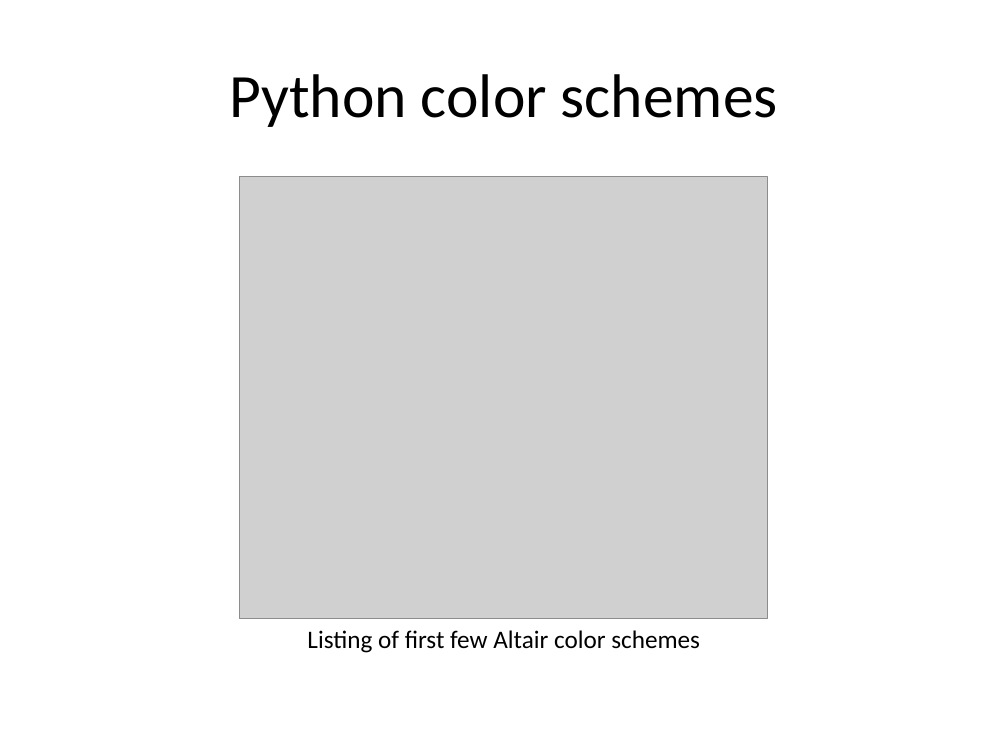
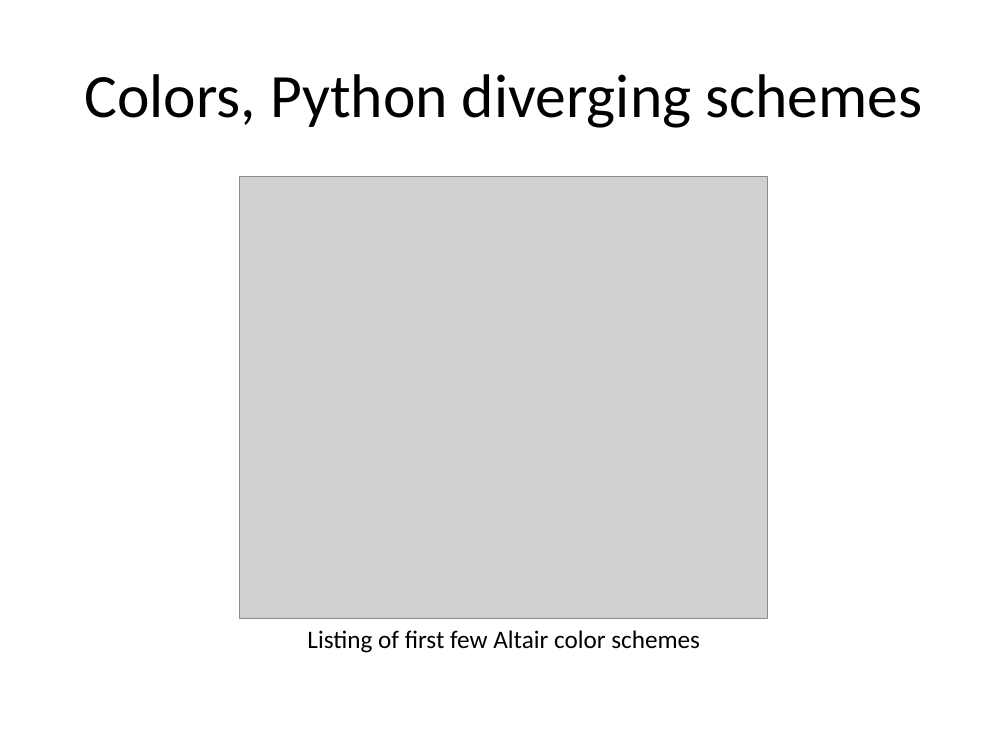
Before and after one commit to pmean/data-visualization, a slide deck: slide 26 of data-viz-02/component/tutorial-colors.pptx (slide 24 before the commit). Drawn at 1008x756 pixels with LibreOffice and Linux fonts; fonts in the diff are those of the drawing; grey boxes stand for pictures. Boxes give left, top, right and bottom in pixels: in the first picture for what was removed or moved away, otherwise in the second. Text is boxed around its words. In the diff, an @@ line names an element or a change of style, - is before the commit and + after.

```diff
--- a/data-viz-02/component/tutorial-colors.pptx
+++ b/data-viz-02/component/tutorial-colors.pptx
@@ title at box(84, 74, 922, 128): text changed @@
-Python color schemes
+Colors, Python diverging schemes
```
Also in this commit, not shown: 7 other slides changed, 7 slides added, 3 slides removed, 6 other files.
